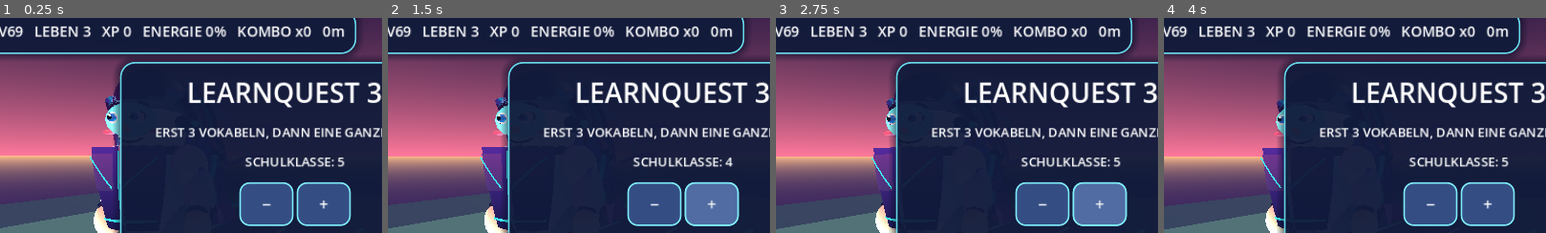
Above: before the commit, frames 1-4 (left to right).
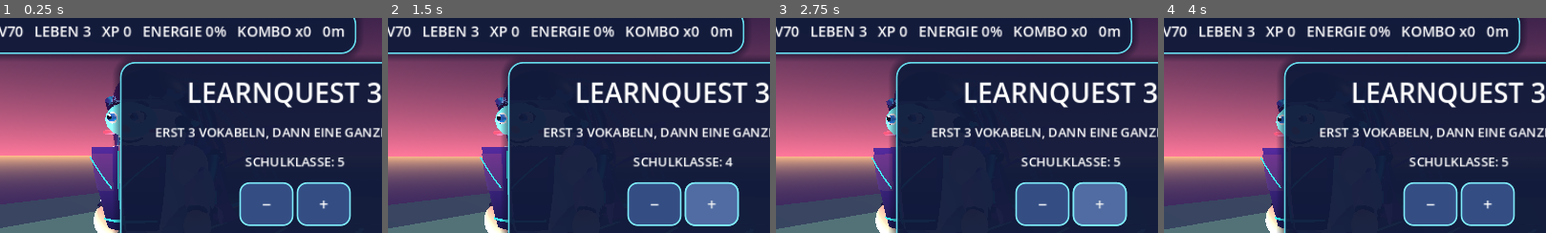
Above: after the commit, the same moments.

Repository: mtothek0703/learnquest-unity-web
Game: Godot game, scene res://main.tscn
Same seed, same stepped clock (60 frames per second), same inputs: the game is played once before the commit and once after it.
Inputs (mouse positions are % of the whole screen's width and height, from its top left):
- Up to frame 1 (0.25 s): no input
- Up to frame 2 (1.5 s): click "−" at 0.5 s; move the mouse to (72, 45) at 1.27 s; hold Right from 1.28 s (still down); hold Q from 1.28 s (still down); click (72, 45) at 1.42 s
- Up to frame 3 (2.75 s): tap Space at 1.52 s; release Right at 2 s; release Q at 2 s; drag from (30, 55) to (45, 70) at 2.02 s
- Up to frame 4 (4 s): move the mouse to (60, 28) at 2.77 s; hold Right 2.78-3.5 s; hold R 2.78-3.5 s; drag from (45, 70) to (20, 35) at 3.52 s
The pictures show only the part of the screen within x 11-61%, y 4-54%; the shares and areas given below are measured in that part.

The runs differ from the first frame. In frame 1, 0.1% of the frame differs, in the area x 2-6%, y 3-9%; in frame 2, 0.1%; in frame 3, 0.1%; in frame 4, 0.1%.

Commit message:
fix(godot): lock short downward-first touch gestures; prepare immutable Skyway V70

Diff:
--- a/godot/smoke_test.gd
+++ b/godot/smoke_test.gd
@@ -1284,7 +1284,7 @@
     if mobile_hud == null or hud_panel == null:
         _fail("Race HUD or its panel is missing")
         return
-    if not mobile_hud.text.contains("V69") or not mobile_hud.text.contains("\n") or not mobile_hud.text.contains("KOMBO x0"):
+    if not mobile_hud.text.contains("V70") or not mobile_hud.text.contains("\n") or not mobile_hud.text.contains("KOMBO x0"):
         _fail("Phone portrait HUD must display version, stats and combo on separate lines")
         return
     if hud_panel.custom_minimum_size.x > 360.0:
@@ -1294,7 +1294,7 @@
     if controls.columns != 4:
         _fail("Desktop controls must return to one row")
         return
-    if not mobile_hud.text.contains("SKYWAY V69") or mobile_hud.text.contains("\n"):
+    if not mobile_hud.text.contains("SKYWAY V70") or mobile_hud.text.contains("\n"):
         _fail("Desktop HUD must return to its single-line layout")
         return
     game.call("_start_game")
@@ -1538,7 +1538,7 @@
         _fail("Racing must transition back to the playable chase camera")
         return
     var hud := game.get("hud") as Label
-    if hud == null or not hud.text.contains("SKYWAY V69") or not hud.text.contains("KOMBO x0"):
+    if hud == null or not hud.text.contains("SKYWAY V70") or not hud.text.contains("KOMBO x0"):
         _fail("Race HUD must show the current version and starting combo")
         return
     if not bool(game.get("started")):
--- a/godot/touch_gestures.gd
+++ b/godot/touch_gestures.gd
@@ -211,10 +211,10 @@
             var travel: Vector2 = drag.position - fingers[drag.index]["start"]
             if travel.length() > TAP_SLOP:
                 multi_moved = true
-            # Lock the first deliberate scroll direction for the full touch.
+            # Lock the first deliberate scroll direction beyond tap jitter.
             # Reversing a two-finger downward scroll must not spend attack
             # energy when both fingers eventually pass the upward threshold.
-            if travel.y >= 48.0 and travel.y > absf(travel.x) * 1.2:
+            if travel.y > TAP_SLOP and travel.y > absf(travel.x) * 1.2:
                 multi_attack_blocked = true
             # Lock horizontal intent as soon as it exceeds tap jitter.
             # On landscape phones a 25-47px sideways-first pinch/scroll can
@@ -244,10 +244,10 @@
         moved_outside_tap = true
         last_tap_ms = -10000
     if single_mode == "":
-        # A deliberate downward scroll locks this touch out of game actions.
+        # A downward movement beyond tap slop locks this touch out of game actions.
         # Without this, scrolling down and then reversing past the origin
         # could unexpectedly jump, especially on short landscape screens.
-        if delta.y >= maxf(36.0, jump_swipe * 0.65) and delta.y > absf(delta.x) * 1.2:
+        if delta.y > TAP_SLOP and delta.y > absf(delta.x) * 1.2:
             single_mode = "ignore"
         elif delta.y < -jump_swipe and absf(delta.y) > absf(delta.x) * 1.2:
             single_mode = "jump"
--- a/godot/world.gd
+++ b/godot/world.gd
@@ -8,7 +8,7 @@
 ]
 # Complete vocabulary missions first; racing is a continuous, finite level.
 const TASKS_PER_ROUND := 3
-const VERSION_LABEL := "V69"
+const VERSION_LABEL := "V70"
 const TouchGestures = preload("res://touch_gestures.gd")
 const WORLD_NAMES := ["NEON CITY", "KRISTALL-CANYON", "STERNEN-HAFEN", "AURORA-GLETSCHER"]
 const WORLD_GOALS := [800.0, 950.0, 1100.0, 1200.0]
Not shown, changed: .github/workflows/publish-unity-webgl.yml
Not shown, changed: godot/README.md
